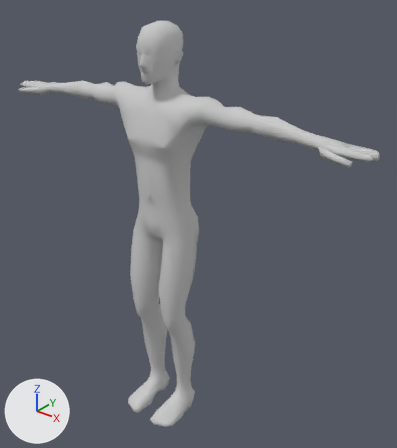
The FBX model client/assets/models/characters/fighter/SKIN_fighter_male.FBX, before and after one commit.
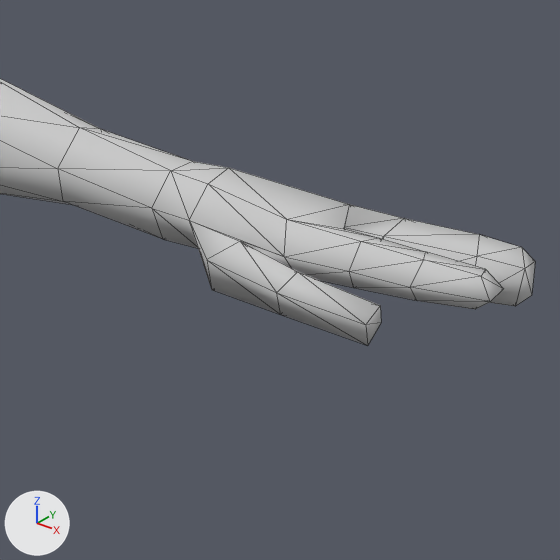
The first picture shows the older version from a 50 mm lens placed at (1.475, -1.616, 2.038), pointed at (0.122, 0.075, 0.989). The close-ups show both versions on the part from 71% to 97% of the width and 24% to 46% of the height of that picture; other places that the commit changed are outside them. Lighting does not change. The marker at lower left points along +X, +Y and +Z. The close-ups show mesh edges as thin lines.

The older version as bpy lines, for what is in view:
```python
me_mesh = bpy.data.meshes.new('Mesh')
me_mesh.from_pydata(...)  # 811 vertices, 1598 faces; spans x -0.91..0.9, y -0.2..0.11, z 0.0..1.83
me_mesh.materials.append(mat_07___default)  # light grey #cacaca
# before: 180 (0.77, -0.04, 1.48) at pixel (284, 256), 210 (0.77, -0.04, 1.47), 211 (0.73, -0.06, 1.48) at pixel (206, 259), 212 (0.73, -0.04, 1.45) at pixel (211, 289), 213 (0.78, -0.07, 1.46) at pixel (280, 314)
# before: 214 (0.78, -0.08, 1.47) at pixel (276, 292), 215 (0.79, -0.05, 1.47), 216 (0.79, -0.07, 1.48) at pixel (297, 271), 217 (0.84, -0.07, 1.48) at pixel (380, 305), 218 (0.84, -0.06, 1.47) at pixel (381, 322)
# before: 219 (0.84, -0.09, 1.47) at pixel (365, 324), 220 (0.84, -0.08, 1.46) at pixel (367, 345)
ob_male = bpy.data.objects.new('male', me_mesh)
ob_male.location = (0.0029, -0.0069, 0.0)
```
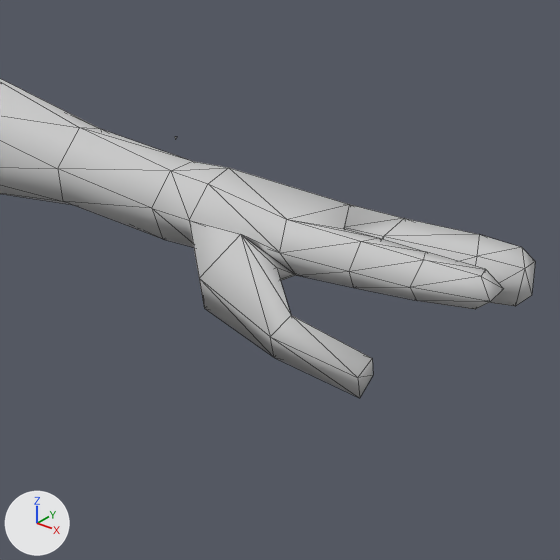
The change, as a diff of the scene's bpy script:
```diff
--- a/client/assets/models/characters/fighter/SKIN_fighter_male.FBX.py
+++ b/client/assets/models/characters/fighter/SKIN_fighter_male.FBX.py
@@ me_mesh @@
 me_mesh.from_pydata(...)  # 811 vertices, 1598 faces; spans x -0.91..0.9, y -0.2..0.11, z 0.0..1.83
 # used by ob_male; location = (0.0029, -0.0069, 0.0)
 # verts and faces of me_mesh; kept vertices keep their numbers, new ones are numbered from 811
+# me_mesh part 1
+for i in [213, 217, 219, 220]: verts[i] += (0.0, 0.0, -0.03)
+verts[180] = (0.77, -0.05, 1.49)  # moved, pixel (279, 252)
+verts[210] = (0.77, -0.05, 1.48)  # moved, pixel (276, 267)
+verts[211] = (0.73, -0.07, 1.47)  # moved, pixel (199, 278)
+verts[212] = (0.73, -0.05, 1.44)  # moved, pixel (204, 308)
+verts[214] = (0.78, -0.08, 1.45)  # moved, pixel (270, 336)
+verts[216] = (0.79, -0.07, 1.46)  # moved, pixel (291, 315)
+verts[215] = (0.79, -0.06, 1.45)  # moved
+verts[218] = (0.84, -0.07, 1.43)  # moved, pixel (373, 375)
+verts[814] = (0.69, -0.03, 1.54)  # pixel (177, 136)
+verts[815] = (0.69, -0.04, 1.54)  # pixel (174, 136)
+verts[816] = (0.69, -0.04, 1.54)  # pixel (175, 139)
+faces += [(814, 816, 815)]
 me_mesh.materials.append(mat_07___default)
```

Changed parts and their boxes (x1, y1, x2, y2) in the close-ups (560 x 560 px):
'male', reshaped
    before: (0, 79, 535, 345)
    after: (0, 79, 535, 398)
part 1 of me_mesh, built on
    before: (189, 184, 381, 345)
    after: (175, 137, 373, 398)
